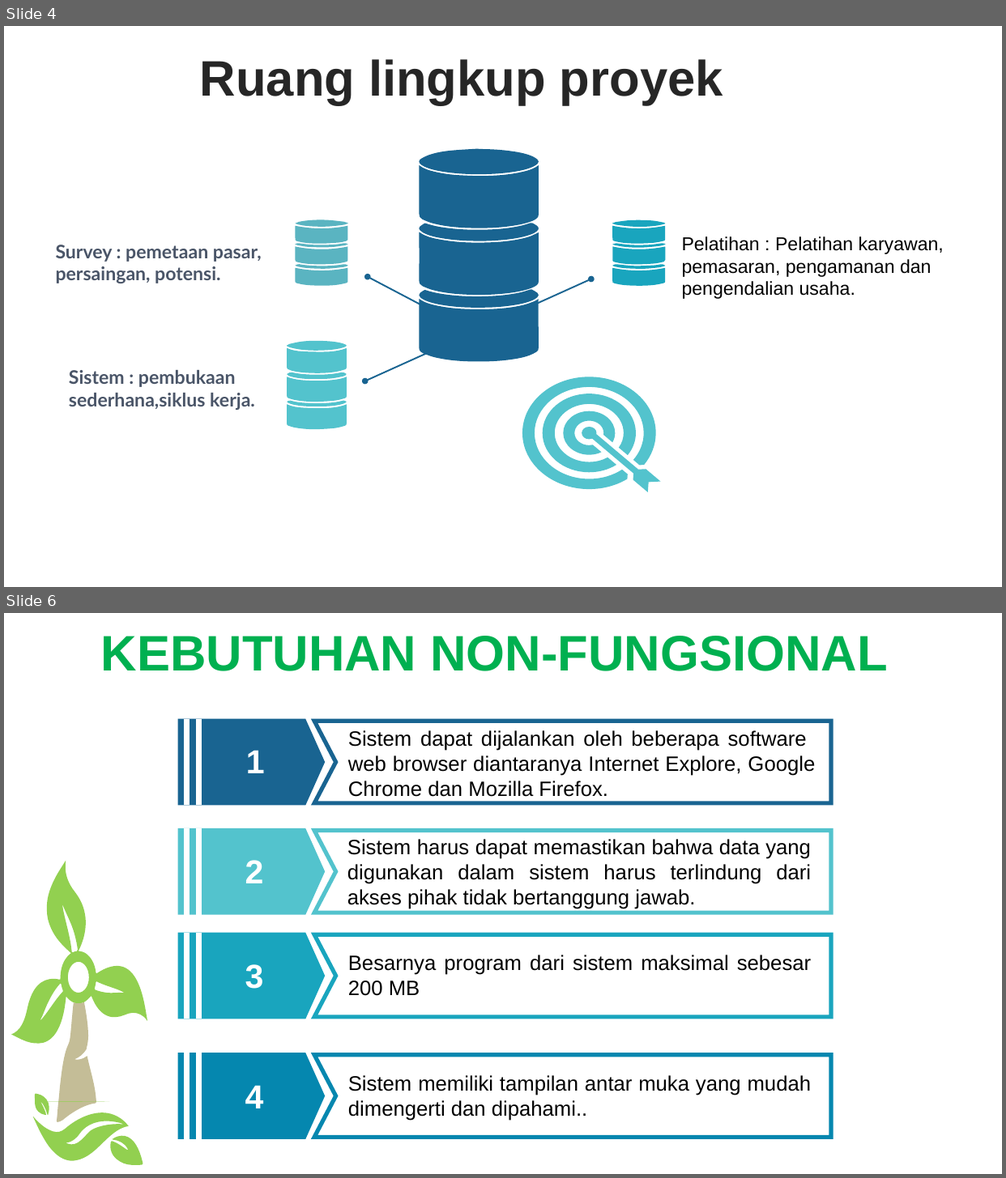
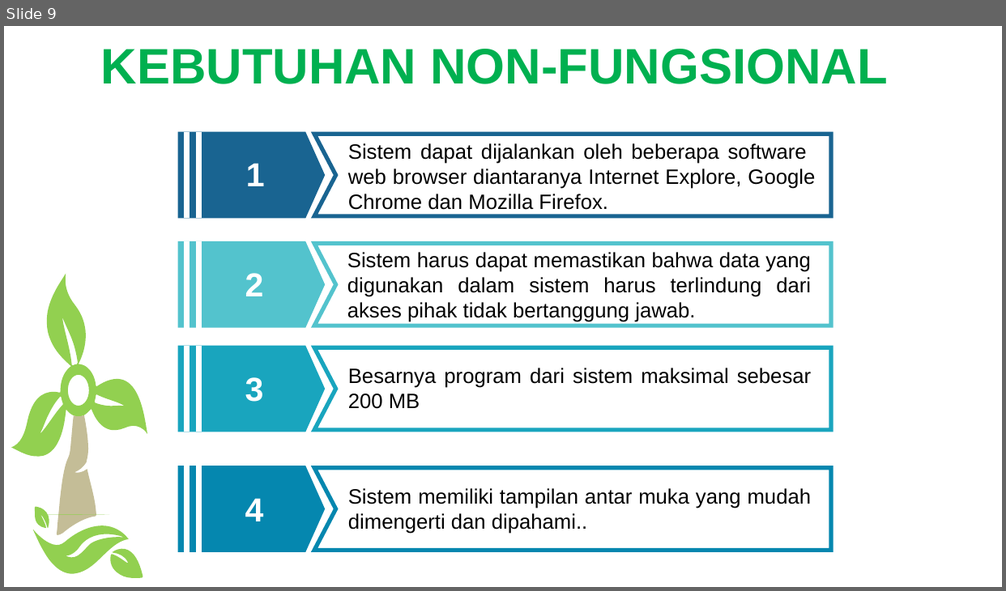
Before and after one commit to sahrul1610/Proyek1, a slide deck: Kelompok Proyek.pptx. Shown one above the other, each under a label of ours: slides 4 and 6 before the commit, slide 9 after it; the slides between them are not shown. The pictures are 1006x1178 and 1006x591 pixels, drawn with LibreOffice and Linux fonts; fonts in the diff are those of the drawing. Boxes give left, top, right and bottom in pixels: in the first picture for what was removed or moved away, otherwise in the second. Text is boxed around its words. In the diff, an @@ line names an element or a change of style, - is before the commit and + after.

```diff
--- a/Kelompok Proyek.pptx
+++ b/Kelompok Proyek.pptx
@@ slide 4 removed at [4,26,1002,587], background #FFFFFF @@
@@ text removed at [200,59,723,105] @@
-Ruang lingkup proyek
@@ group removed at [287,149,665,429]: 24 freeform shapes, 2 double arrows @@
@@ text removed at [682,237,944,299] @@
-Pelatihan : Pelatihan karyawan, pemasaran, pengamanan dan pengendalian usaha.
@@ text removed at [56,245,262,284] @@
-Survey : pemetaan pasar, persaingan, potensi.
@@ text removed at [69,370,255,410] @@
-Sistem : pembukaan sederhana,siklus kerja.
@@ freeform shape removed at [522,378,661,493] @@
@@ what was slide 6 is now slide 9 @@
```
Also in this commit, not shown: 6 slides changed, 7 slides added, 4 other slides removed, 1 other file.
